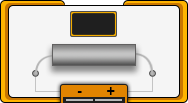
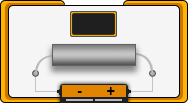
Before/after of a 188×103 layered artwork. What changed in the layer stack:
added layer "Слой 4" in group "контакты" over left=57, top=86, right=131, bottom=103
